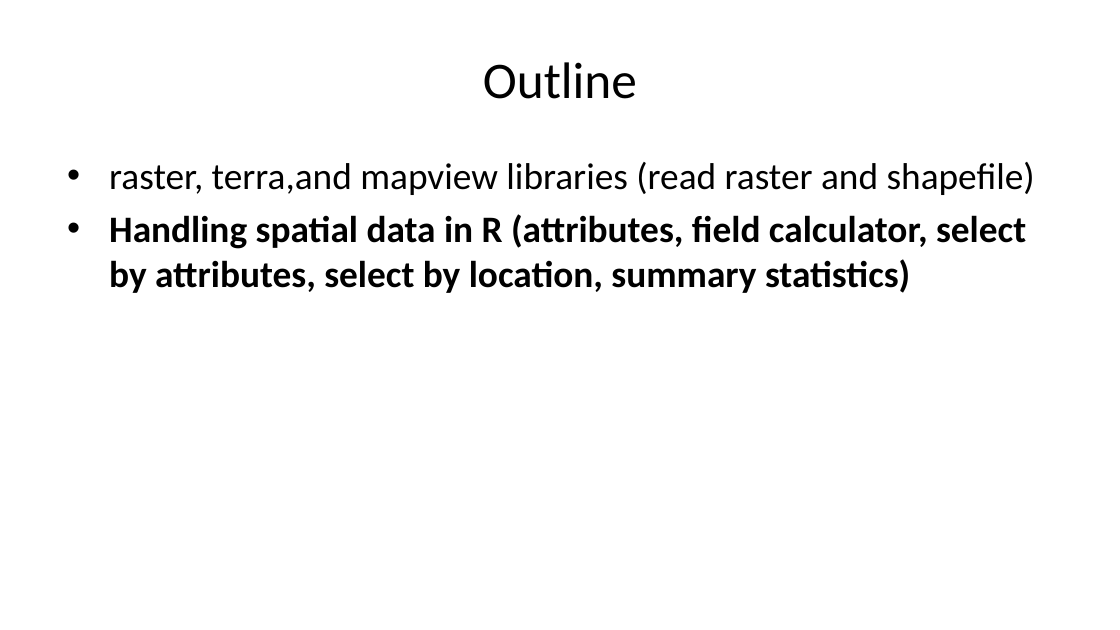
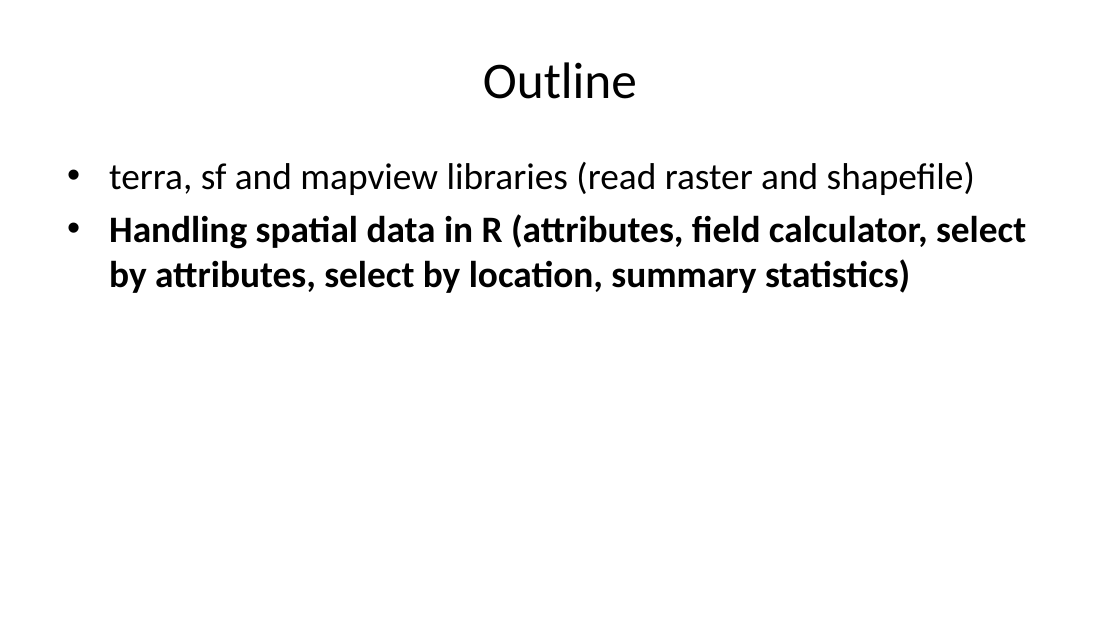
Before and after one commit to yangshao2/Geog4254-5254G, a slide deck: slide 16 of week2/week2.pptx. Drawn at 1120x630 pixels with LibreOffice and Linux fonts; fonts in the diff are those of the drawing. Boxes give left, top, right and bottom in pixels: in the first picture for what was removed or moved away, otherwise in the second. Text is boxed around its words. In the diff, an @@ line names an element or a change of style, - is before the commit and + after.

```diff
--- a/week2/week2.pptx
+++ b/week2/week2.pptx
@@ text at [109, 162, 975, 195]: text changed @@
-• raster, terra,and mapview libraries (read raster and shapefile)
+• terra, sf and mapview libraries (read raster and shapefile)
```
Also in this commit, not shown: 9 other slides changed, 1 slide added, 24 other files.
